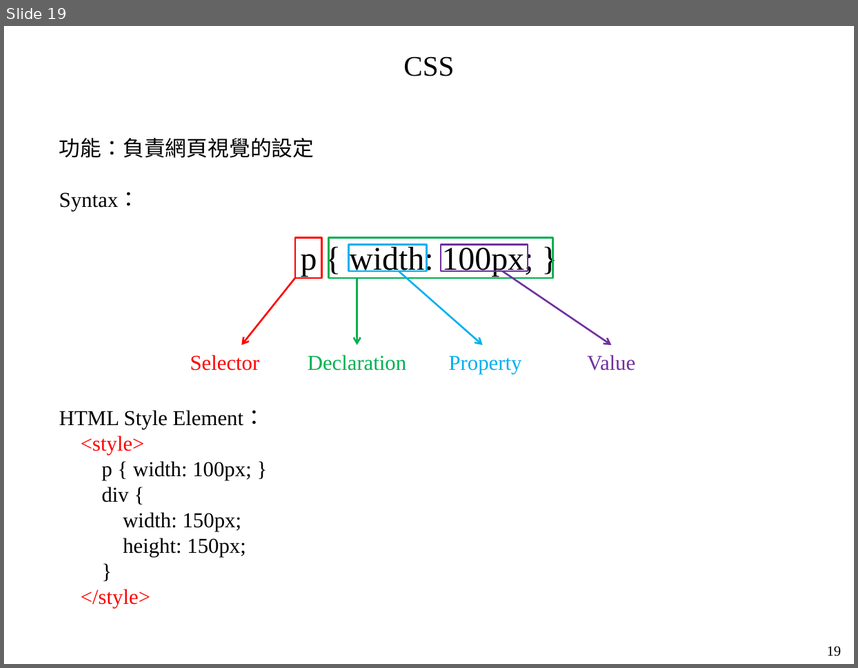
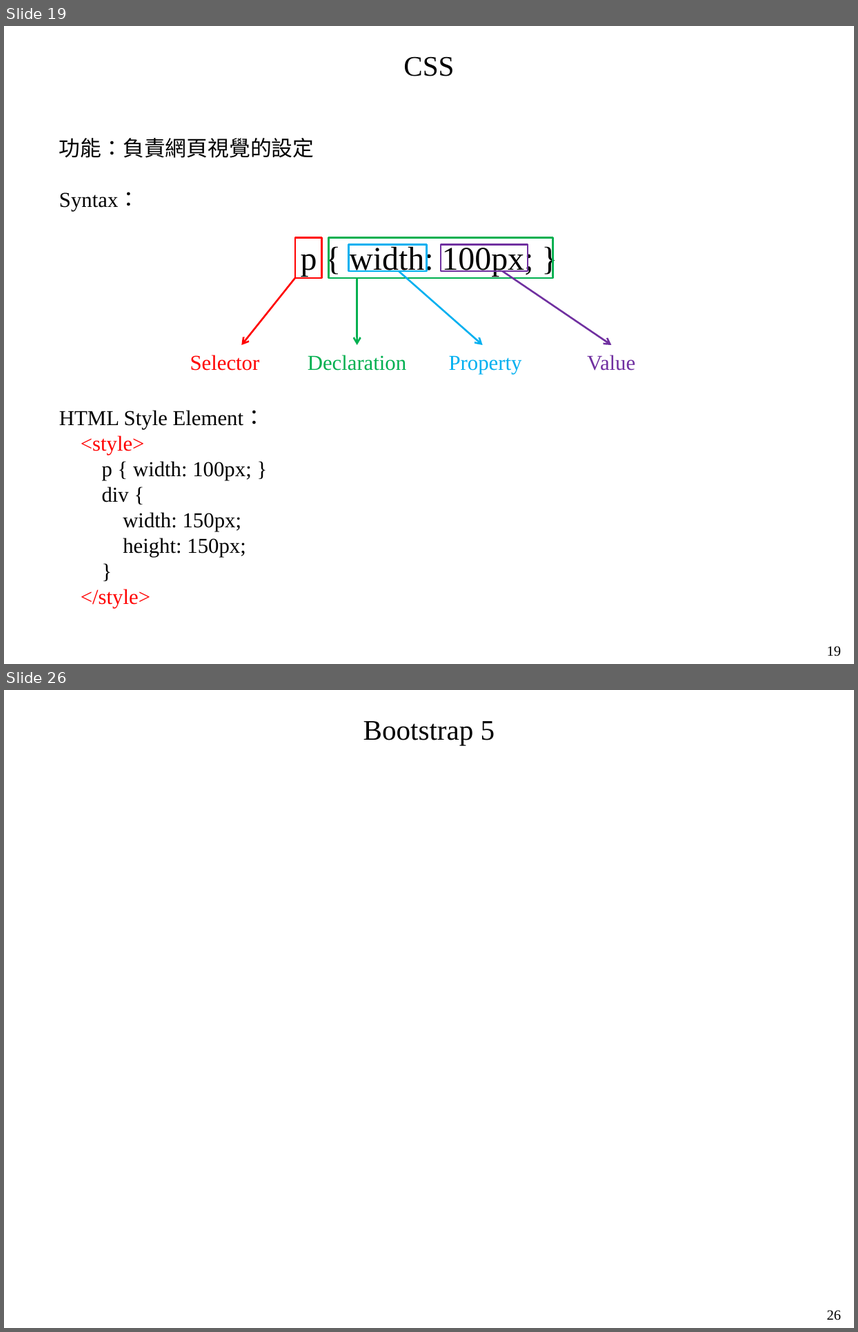
Before and after one commit to mar120434/2021_web_tutor, a slide deck: 靜態網頁.pptx. Shown one above the other, each under a label of ours: slide 19 before the commit, slides 19 and 26 after it; the slides between them are not shown. The pictures are 858x668 and 858x1332 pixels, drawn with LibreOffice and Linux fonts; fonts in the diff are those of the drawing. Boxes give left, top, right and bottom in pixels: in the first picture for what was removed or moved away, otherwise in the second. Text is boxed around its words. In the diff, an @@ line names an element or a change of style, - is before the commit and + after.

```diff
--- a/靜態網頁.pptx
+++ b/靜態網頁.pptx
@@ slide 26 added at (4, 690, 854, 1328), background #FFFFFF @@
@@ text added at (363, 721, 495, 745), 24 pt, text #000000 @@
+Bootstrap 5
@@ text added at (827, 1310, 841, 1320), 12 pt, text #000000 @@
+26
```
Also in this commit, not shown: 3 slides changed, 3 other slides added, 1 other file.
